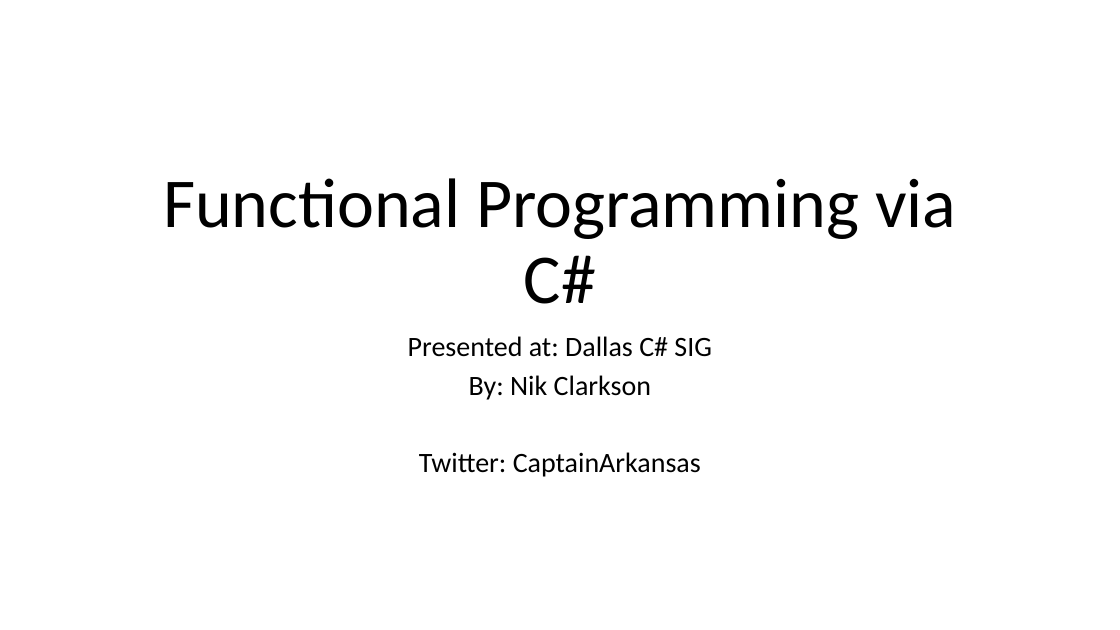
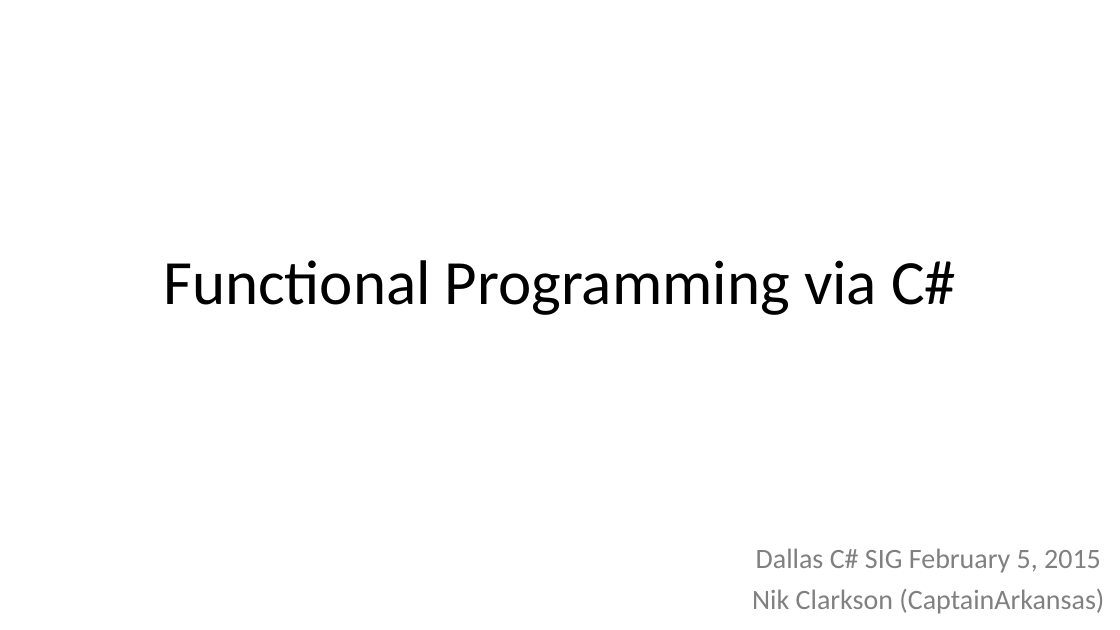
Before and after one commit to armadilloNik/FunctionalCSharpSig, a slide deck: slide 1 of slides/FpViaCSharp.pptx. Drawn at 1120x630 pixels with LibreOffice and Linux fonts; fonts in the diff are those of the drawing. Boxes give left, top, right and bottom in pixels: in the first picture for what was removed or moved away, otherwise in the second. Text is boxed around its words. In the diff, an @@ line names an element or a change of style, - is before the commit and + after.

```diff
--- a/slides/FpViaCSharp.pptx
+++ b/slides/FpViaCSharp.pptx
@@ title "Functional Programming via C#" at box(163, 260, 956, 315): size 60 to 54 pt @@
@@ subtitle at box(752, 548, 1104, 614): text changed; text colour #000000 to #808080 @@
-Presented at: Dallas C# SIG
-By: Nik Clarkson
-Twitter: CaptainArkansas
+Dallas C# SIG February 5, 2015
+Nik Clarkson (CaptainArkansas)
```
Also in this commit, not shown: 3 other slides changed, 21 slides added, 2 slides removed.
